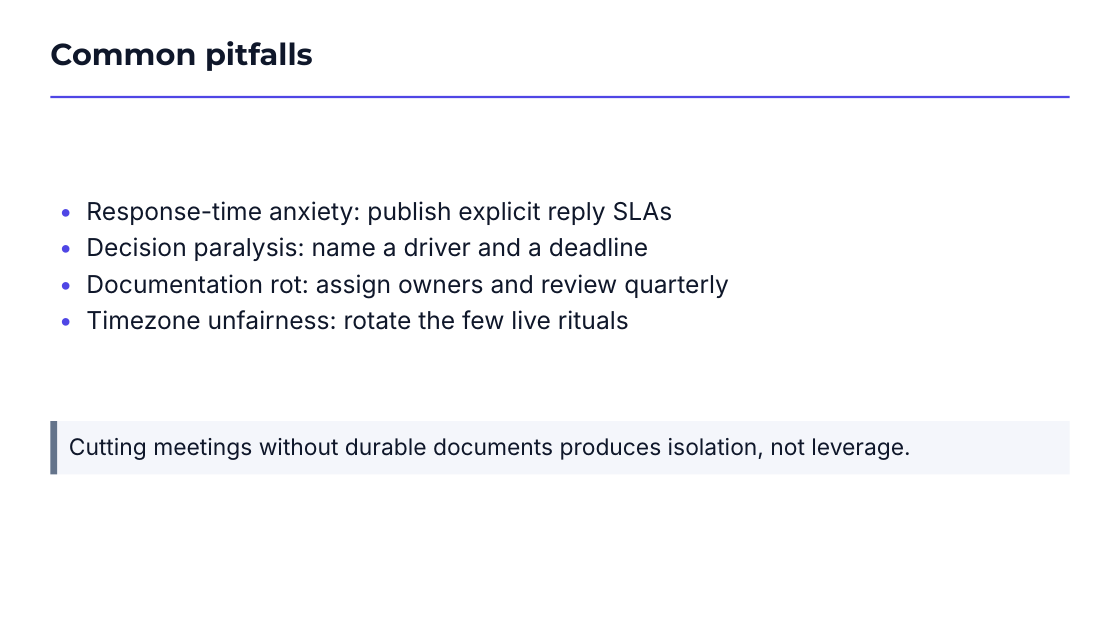
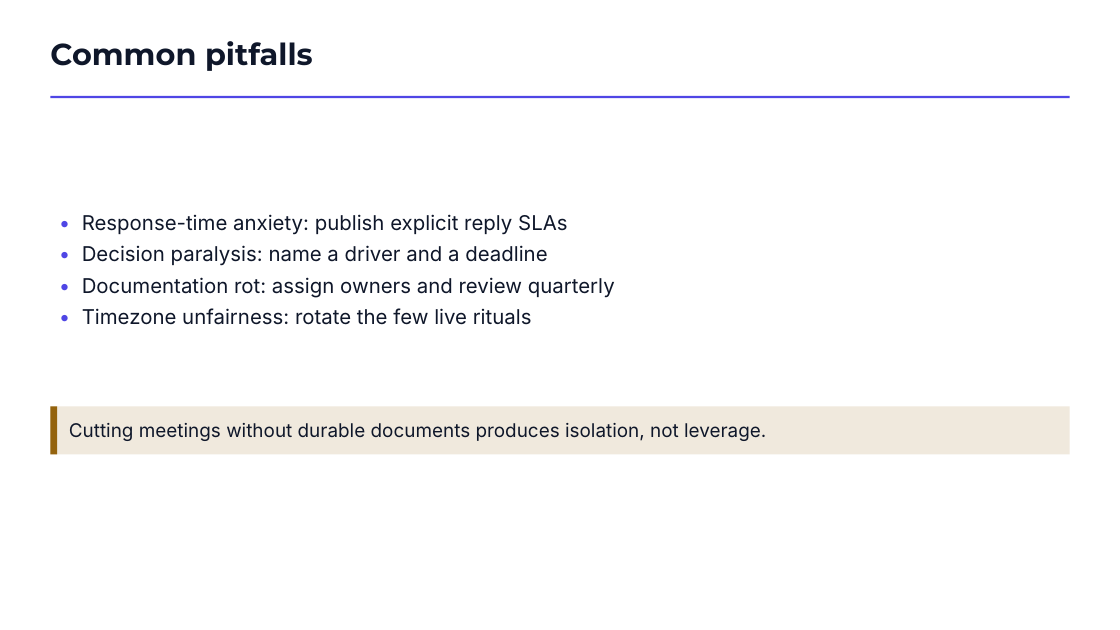
Before and after one commit to kirti34n/docloom, a slide deck: slide 11 of examples/output/showcase.pptx. Drawn at 1120x630 pixels with LibreOffice and Linux fonts; fonts in the diff are those of the drawing. Boxes give left, top, right and bottom in pixels: in the first picture for what was removed or moved away, otherwise in the second. Text is boxed around its words. In the diff, an @@ line names an element or a change of style, - is before the commit and + after.

Commit message:
Dogfood samples, one-command launcher, PROJECT.md, and doc corrections
- examples/dogfood/: a full set of documents docloom generated from its own
  PROJECT.md (a deck, a 95-block whitepaper in 4 formats, an infographic, a
  workbook, and two architecture diagrams), plus a self-contained render script.
  This is the real output the system produces; the root README points to it.
- PROJECT.md: an accurate, fact-checked project explainer suitable as a source.
- studio.ps1 / studio.cmd / studio.sh: one-command bring-up (deps + web build +
  server on one port), with a resvg self-heal so exports can't silently blank.
  .gitattributes pins the launchers' line endings.
- Docs: corrected the D2-vs-Diagram-IR split description, the [pdf,diagrams]
  extra, podcast/artifact-kind counts, and removed stale internal process docs.

```diff
--- a/examples/output/showcase.pptx
+++ b/examples/output/showcase.pptx
@@ text "• Response-time anxiety: publish explicit ...": place and size @@
-text "• Response-time anxiety: publish explicit ..." at [86,201,729,330]
+text "• Response-time anxiety: publish explicit ..." at [82,214,615,325]
@@ text "• Response-time anxiety: publish explicit ..." at [82,214,615,325]: size 21.1 to 17.5 pt @@
@@ rectangle: place and size @@
-rectangle at [50,421,1070,474]
+rectangle at [50,407,1070,455]
@@ rectangle at [50,407,1070,455]: fill #F4F6FB to #F0E9DD @@
@@ rectangle: place and size @@
-rectangle at [50,421,57,474]
+rectangle at [50,407,57,455]
@@ rectangle at [50,407,57,455]: fill #64748B to #94630D @@
@@ text "Cutting meetings without durable documents ...": place and size @@
-text "Cutting meetings without durable documents ..." at [69,438,910,460]
+text "Cutting meetings without durable documents ..." at [69,423,766,441]
@@ text "Cutting meetings without durable documents ..." at [69,423,766,441]: size 19.6 to 16.2 pt @@
```
Also in this commit, not shown: 8 other slides changed, 39 other files.
